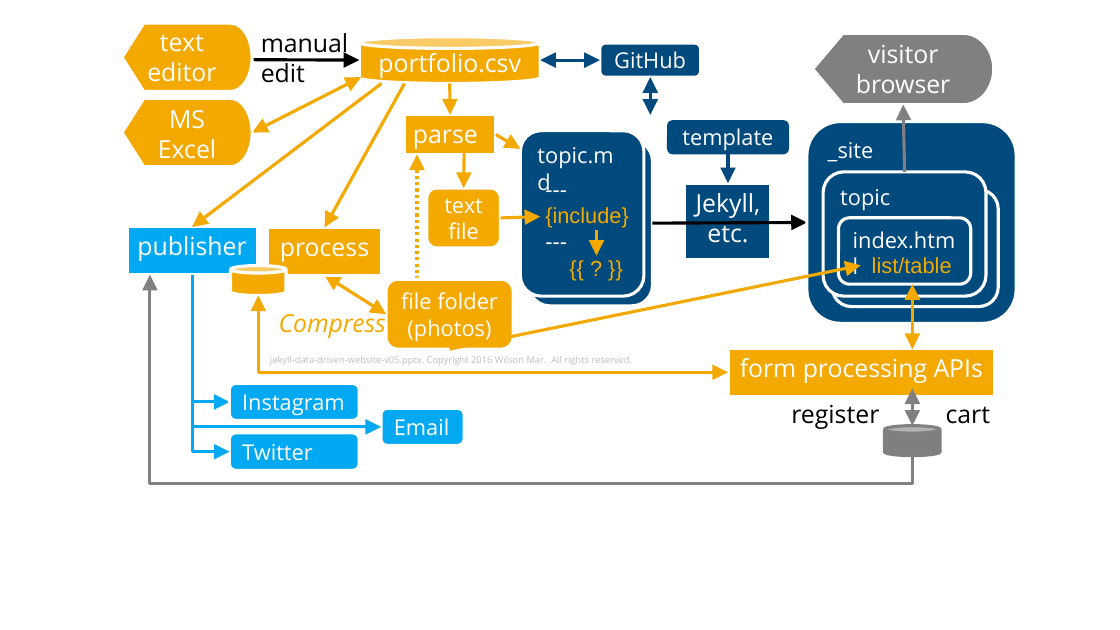
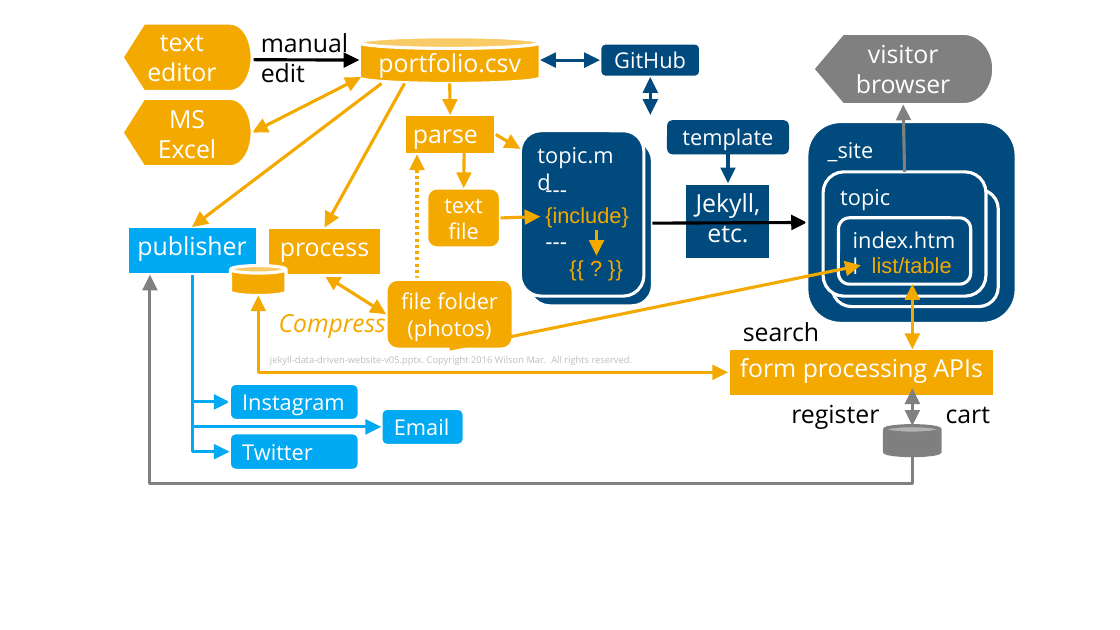
Before and after one commit to rkuma183/wilsonmar.github.io, a slide deck: slide 1 of fig/jekyll-data-driven-web-v01.pptx. Drawn at 1120x630 pixels with LibreOffice and Linux fonts; fonts in the diff are those of the drawing. Boxes give left, top, right and bottom in pixels: in the first picture for what was removed or moved away, otherwise in the second. Text is boxed around its words. In the diff, an @@ line names an element or a change of style, - is before the commit and + after.

```diff
--- a/fig/jekyll-data-driven-web-v01.pptx
+++ b/fig/jekyll-data-driven-web-v01.pptx
@@ text added at box(743, 322, 819, 342), 16 pt, text #000000 @@
+search
```
Also in this commit, not shown: 4 other files.
